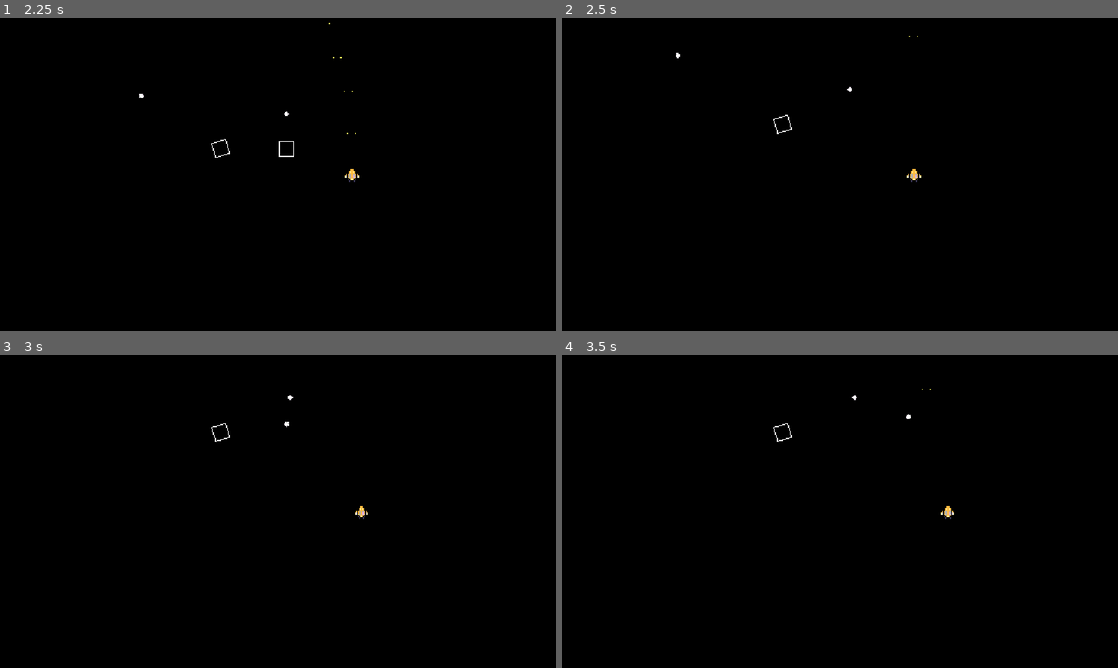
Above: before the commit, frames 1-4 (two rows, left to right).
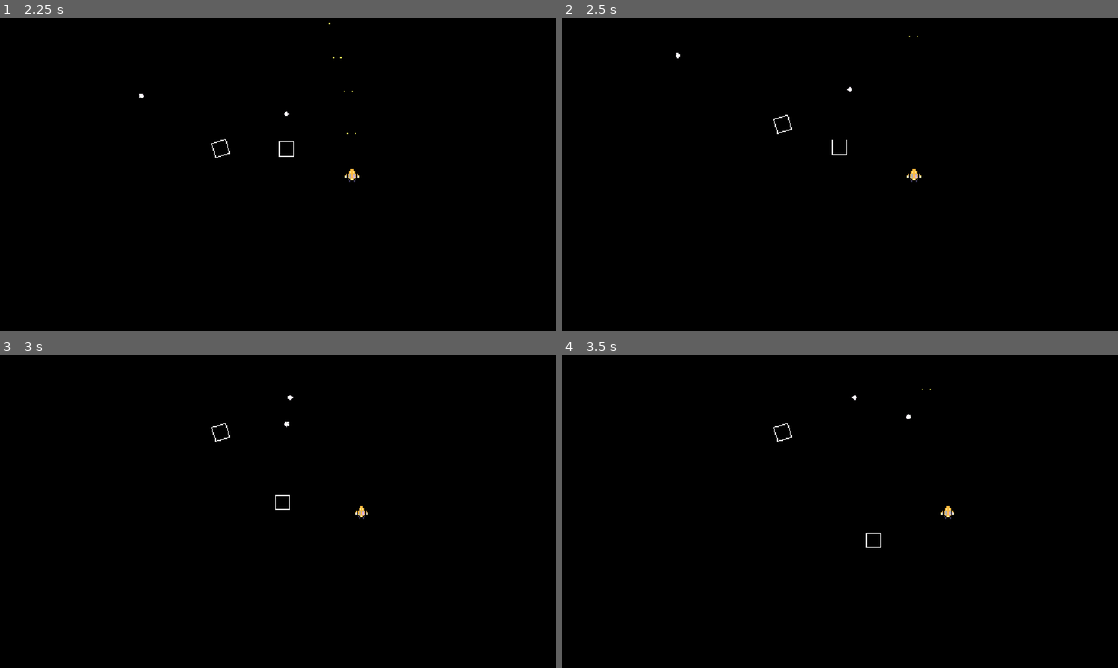
Above: after the commit, the same moments.

Repository: Draftier/Geometric-Invasion-CSS-497
Game: Godot game, scene res://scenes/main_menu.tscn
The game is run twice, just before and just after one commit, with the same random seed, the same clock (stepped at 60 frames per second) and the same inputs.
Inputs:
- Up to frame 1 (2.25 s): click "Singleplayer" at 0.5 s; hold Right (right) 1.28-2.03 s; hold Z (shoot) 1.28-2.03 s; hold Down (down) from 2.03 s (still down); tap Z (shoot) at 2.1 s
- Up to frame 2 (2.5 s): keep holding Down (down)
- Up to frame 3 (3 s): release Down (down) at 2.78 s; hold Right (right) from 2.78 s (still down); hold Shift (slow) from 2.78 s (still down)
- Up to frame 4 (3.5 s): keep holding Right (right); keep holding Shift (slow); tap Z (shoot) at 3.05 s

Frame 1 is identical in both runs. In frame 2, less than 0.1% of the frame differs, in the area x 48-52%, y 38-44%; in frame 3, less than 0.1%, in the area x 49-53%, y 44-50%; in frame 4, less than 0.1%.

Commit message:
Fixed bug where signals are being processed for bullets when still in pool
- Set signal to be blocked when bullet is in pool

Diff:
--- a/geometric-invasion/scenes/game.tscn
+++ b/geometric-invasion/scenes/game.tscn
@@ -107,6 +107,6 @@
 position = Vector2(300, 9)
 shape = SubResource("RectangleShape2D_iywne")
 
-[node name="Enemy" parent="Borders" unique_id=1367146779 instance=ExtResource("1_0tnpc")]
+[node name="Enemy" parent="." unique_id=1367146779 instance=ExtResource("1_0tnpc")]
 position = Vector2(103, -137)
 bullet_scene = ExtResource("5_iywne")
--- a/geometric-invasion/scripts/bullet/bullet.gd
+++ b/geometric-invasion/scripts/bullet/bullet.gd
@@ -20,6 +20,7 @@
 	level_manager.add_to_pool(self)
 
 func _on_area_entered(area: Area2D) -> void:
+	print(area)
 	if area.is_in_group("player"):
 		area.get_parent().take_damage()
 	elif area.is_in_group("enemy"):
@@ -33,6 +34,7 @@
 	level_manager.add_to_pool(self)
 
 func reset() -> void:
+	self.set_block_signals(true)
 	self.set_process(false)
 	self.set_physics_process(false)
 	self.visible = false
--- a/geometric-invasion/scripts/enemy/new_script.gd
+++ b/geometric-invasion/scripts/enemy/new_script.gd
@@ -71,3 +71,4 @@
 
 func _on_visible_on_screen_notifier_2d_screen_exited() -> void:
 	queue_free()
+	pass
--- a/geometric-invasion/scripts/level_manager/level_manager.gd
+++ b/geometric-invasion/scripts/level_manager/level_manager.gd
@@ -48,6 +48,7 @@
 	object.set_process(true)
 	object.set_physics_process(true)
 	object.visible = true
+	object.set_block_signals(false)
 
 	# Return reference to bullet
 	return object
@@ -100,7 +101,7 @@
 
 	# Debug to print out framerate
 	# TODO change to logging system in future
-	print(Engine.get_frames_per_second())
+	# print(Engine.get_frames_per_second())
 
 # At end of level change scene
 func _on_level_timer_timeout() -> void:
